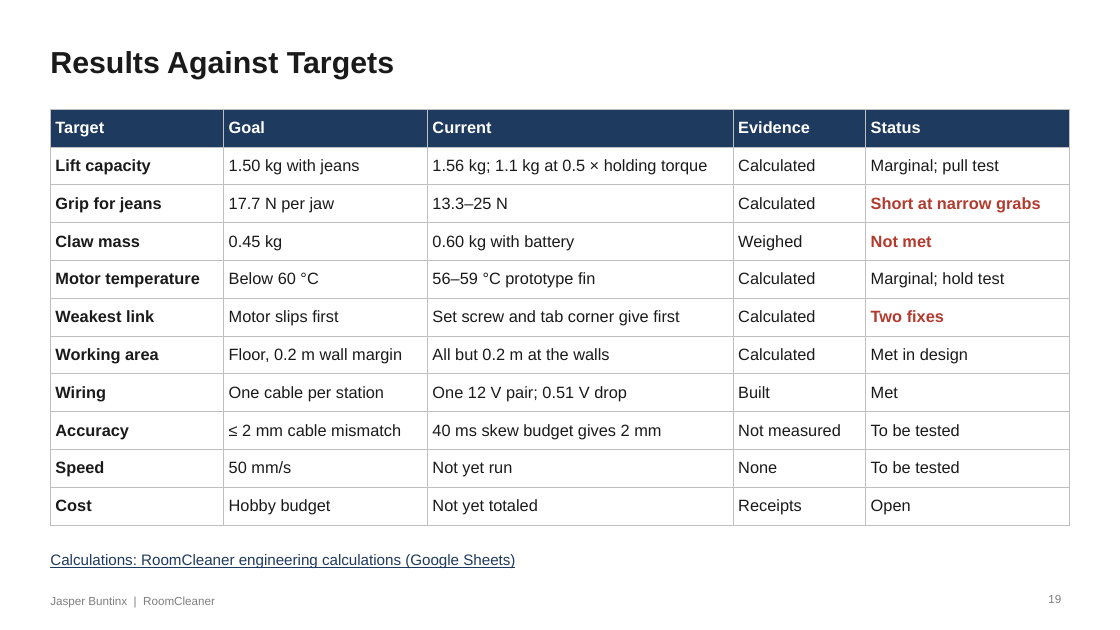
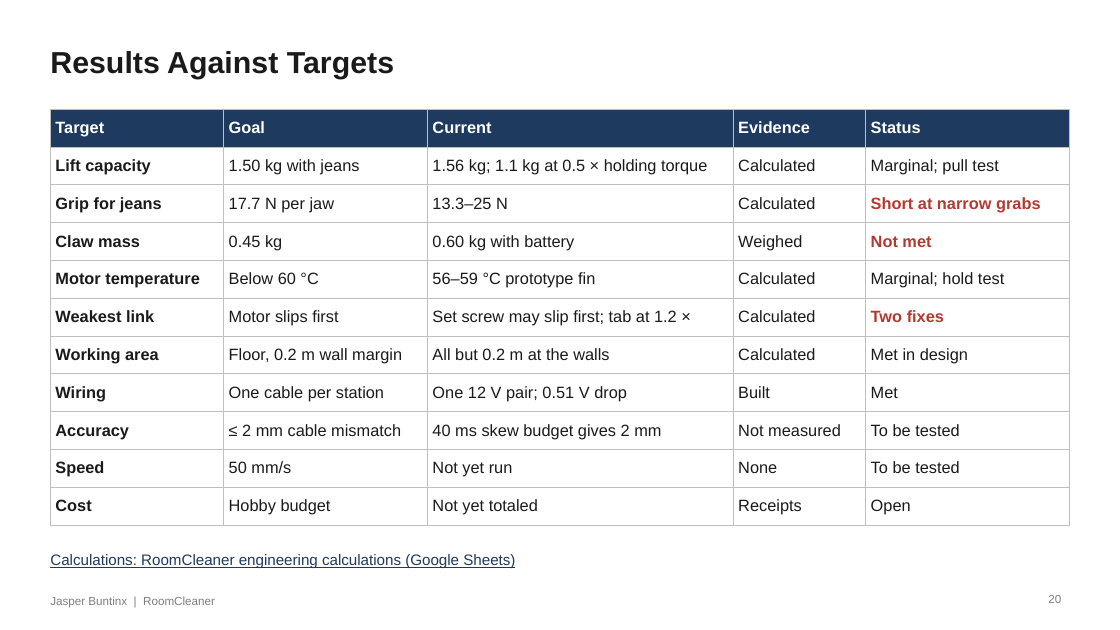
Before and after one commit to Jaspario1199/RoomCleaner, a slide deck: slide 20 of docs/presentation/deck_v8/RoomCleaner_Buntinx_Oct27_v8.pptx (slide 19 before the commit). Drawn at 1120x630 pixels with LibreOffice and Linux fonts; fonts in the diff are those of the drawing. Boxes give left, top, right and bottom in pixels: in the first picture for what was removed or moved away, otherwise in the second. Text is boxed around its words. In the diff, an @@ line names an element or a change of style, - is before the commit and + after.

```diff
--- a/docs/presentation/deck_v8/RoomCleaner_Buntinx_Oct27_v8.pptx
+++ b/docs/presentation/deck_v8/RoomCleaner_Buntinx_Oct27_v8.pptx
@@ table at bbox=[50, 109, 1070, 519] @@
-row 6, column 3: Set screw and tab corner give first
+row 6, column 3: Set screw may slip first; tab at 1.2 ×
@@ page number at bbox=[1048, 595, 1061, 603]: text changed @@
-19
+20
```
Also in this commit, not shown: 2 other slides changed, 1 slide added, 14 other files.
